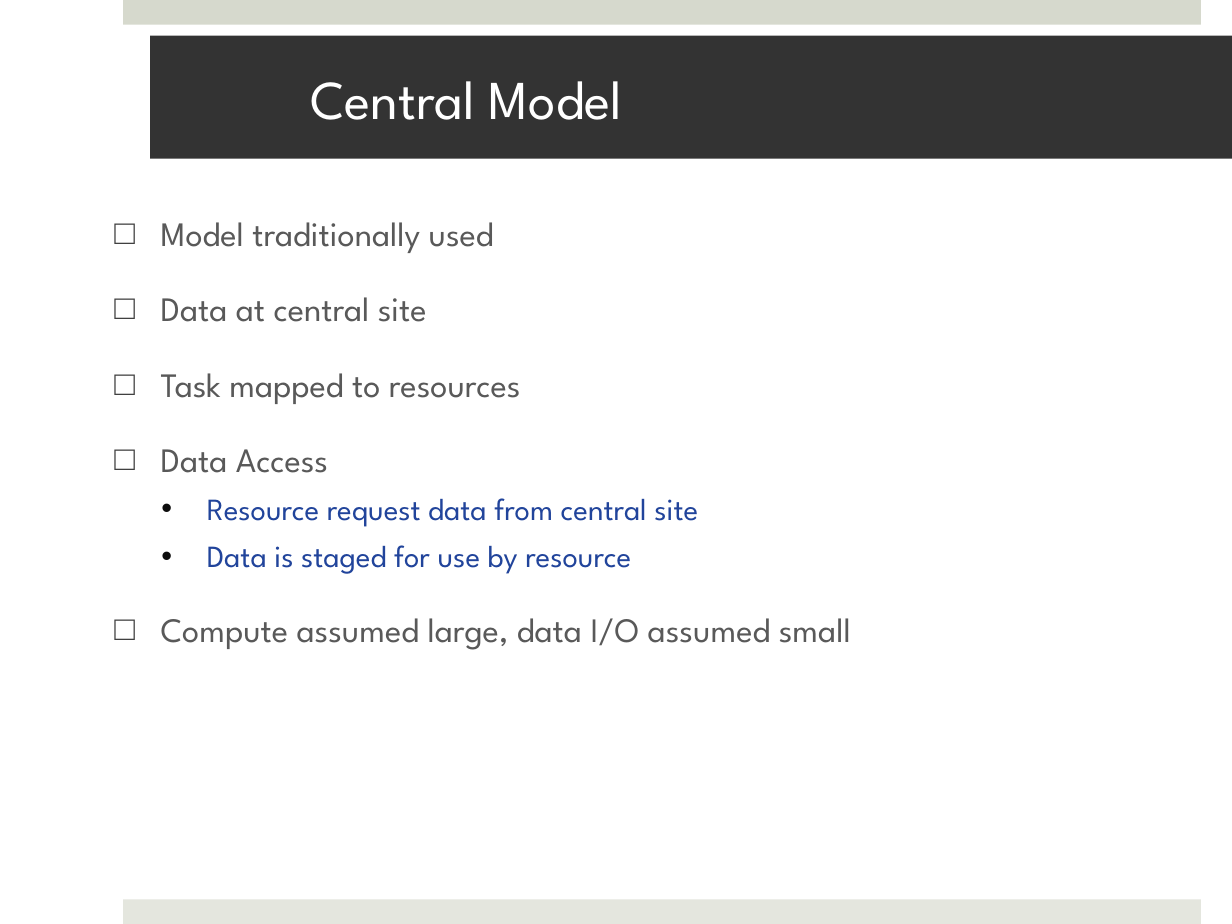
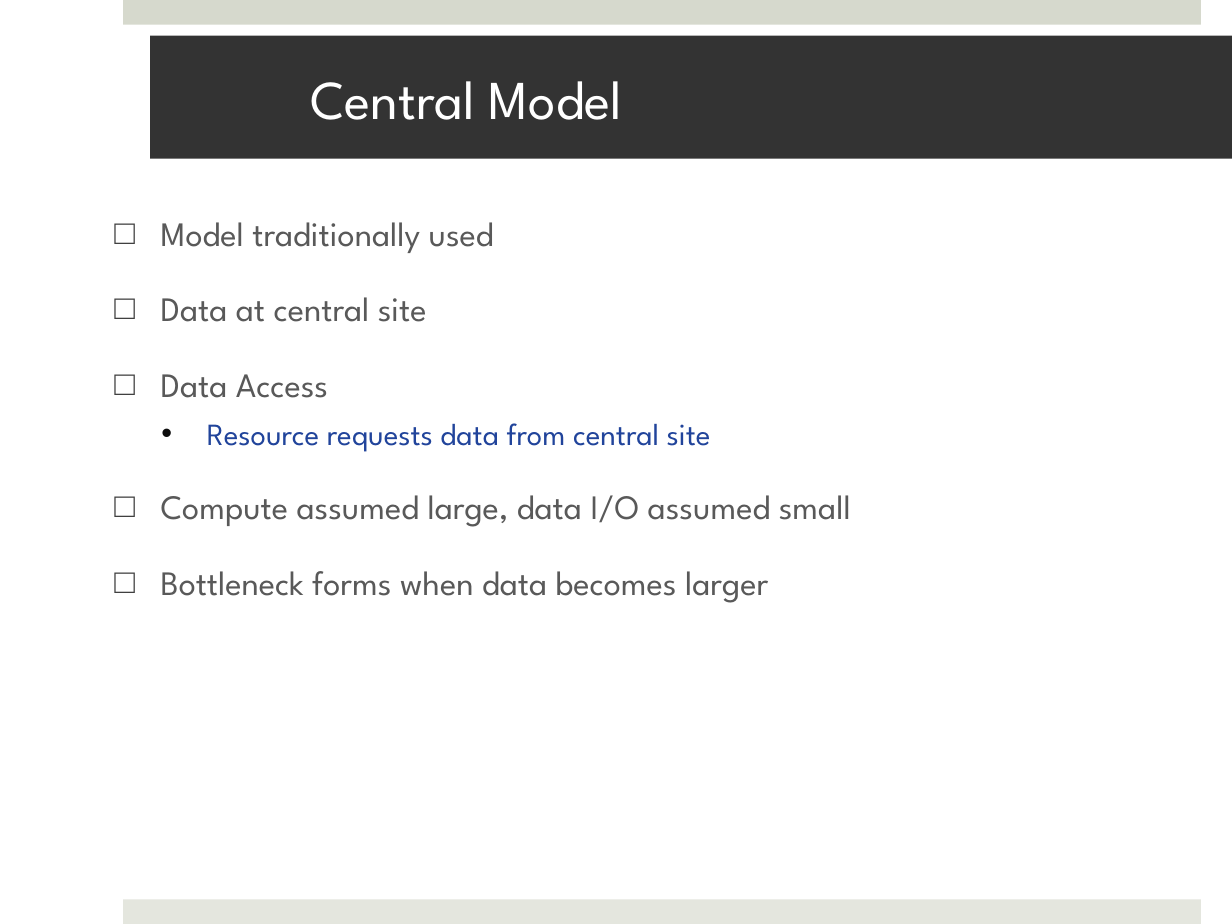
Before and after one commit to saga-project/saga-cpp-legacy-projects, a slide deck: slide 4 of papers/data_intensive/eScience09/RoyalSocietyPresentation.pptx (slide 2 before the commit). Drawn at 1232x924 pixels with LibreOffice and Linux fonts; fonts in the diff are those of the drawing; background and template pictures are left out. Boxes give left, top, right and bottom in pixels: in the first picture for what was removed or moved away, otherwise in the second. Text is boxed around its words. In the diff, an @@ line names an element or a change of style, - is before the commit and + after.

```diff
--- a/papers/data_intensive/eScience09/RoyalSocietyPresentation.pptx
+++ b/papers/data_intensive/eScience09/RoyalSocietyPresentation.pptx
@@ text at [161, 373, 521, 404]: paragraph removed @@
-□ Task mapped to resources
@@ text at [207, 423, 711, 452]: text changed @@
-  • Resource request data from central site
-  • Data is staged for use by resource
+  • Resource requests data from central site
@@ text at [161, 571, 768, 603]: paragraph added @@
+□ Bottleneck forms when data becomes larger
```
Also in this commit, not shown: 7 other slides changed, 5 slides added, 2 slides removed, 1 other file.
